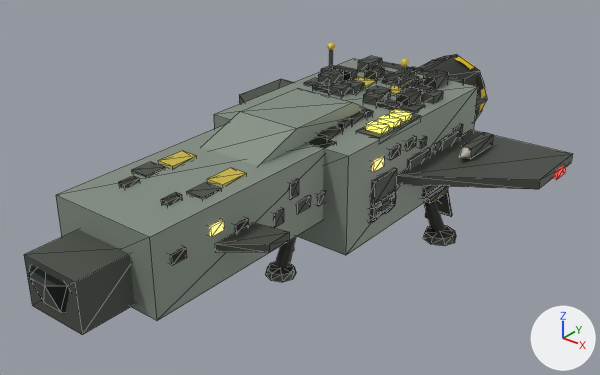
One commit to the glTF model ref/glb/trader-s.glb: the scene before it, then after it.
Camera for both pictures: a camera (50 mm lens) standing at (3.71, -4.66, 3.56) and looking at (0.02, -0.05, 0.7). The lights are fixed; the arrows at lower right show +X, +Y and +Z. The first picture is the older version. Mesh edges are drawn as thin lines on the coarser meshes. Where no turn or scale is listed for an object, it has been applied to the vertices.
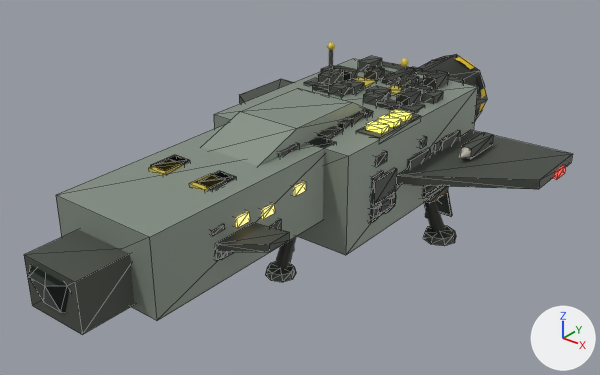
The change in detail:
me_mesh_91 has 8 vertices, 12 faces and spans x -0.02..0.02, y -0.0595..0.0595, z -0.035..0.035.
me_mesh_91 no longer uses material mat_cabindark (black #14100a).
me_mesh_91 gains material mat_cabinlight (brown #3a2f18, glowing orange #f2c877).
me_mesh_93 has 8 vertices, 12 faces and spans x -0.02..0.02, y -0.0595..0.0595, z -0.035..0.035.
me_mesh_93 no longer uses material mat_cabindark (black #14100a).
me_mesh_93 gains material mat_cabinlight (brown #3a2f18, glowing orange #f2c877).
Mesh me_mesh_161_1 is new.
It is a copy of me_mesh_165.
Mesh me_mesh_107_1 is new.
It is a box spanning x -0.07..0.07, y -0.113..0.113, z -0.012..0.012.
It uses material mat_hullpanel (dark grey #4f544c).
Mesh me_mesh_103_1 is new.
It is a box spanning x -0.0244..0.0244, y -0.0563..0.0563, z -0.0176..0.0176.
It uses material mat_hullpanel (dark grey #4f544c).
Mesh me_mesh_101_1 is new.
It is a box spanning x -0.043..0.043, y -0.107..0.107, z -0.025..0.025.
It uses material mat_enginehousing (dark grey #33362f).
Object 'traderShipForeHullWindow0R' (ob_tradershipforehullwindow0r) moves from (0.426, -1.406, 1.052) to (0.426, -1.168, 1.015).
Object 'traderShipForeHullWindow1R' (ob_tradershipforehullwindow1r) moves from (0.426, -1.181, 0.97) to (0.426, -0.577, 1.011).
Object 'traderShipForeHullWindow2R' (ob_tradershipforehullwindow2r) moves from (0.426, -1.742, 1.005) to (0.426, -0.916, 0.973).
Object 'traderShipForeGreebleSide0R' (ob_tradershipforegreebleside0r) moves from (0.425, -0.804, 0.874) to (0.425, -1.374, 0.874).
Object 'traderShipForeGreebleSide1R' (ob_tradershipforegreebleside1r) moves from (0.417, -0.638, 1.031) to (0.417, -1.329, 0.858).
Object 'traderShipForeGreebleSide3R' (ob_tradershipforegreebleside3r) is deleted.
Object 'traderShipForeGreebleTop4L' (ob_tradershipforegreebletop4l) is deleted.
Object 'traderShipForeGreebleTop4R' (ob_tradershipforegreebletop4r) is deleted.
Object 'traderShipForeGreebleSide5R' (ob_tradershipforegreebleside5r) moves from (0.411, -0.321, 0.84) to (0.424, -0.842, 0.796).
Object 'traderShipForeDecal1L' (ob_tradershipforedecal1l) moves from (-0.233, -1.087, 1.223) to (-0.193, -1.227, 1.223).
Object 'traderShipForeDecal1R' (ob_tradershipforedecal1r) moves from (0.233, -1.087, 1.223) to (0.193, -1.227, 1.223).
Object 'traderShipForeDecal2L' (ob_tradershipforedecal2l) moves from (-0.262, -1.329, 1.223) to (-0.221, -1.169, 1.223).
Object 'traderShipForeDecal2R' (ob_tradershipforedecal2r) moves from (0.262, -1.329, 1.223) to (0.221, -1.169, 1.223).
Object 'traderShiphullMainHullWindow1R' (ob_tradershiphullmainhullwindow1r) is deleted.
Object 'traderShiphullMainHullWindow2R' (ob_tradershiphullmainhullwindow2r) moves from (0.64, 0.309, 1.049) to (0.64, 0.119, 1.057).
Object 'traderShiphullMainHullWindow3R' (ob_tradershiphullmainhullwindow3r) is deleted.
Object 'traderShiphullMainGreebleSide10R' (ob_tradershiphullmaingreebleside10r) moves from (0.62, 1.295, 0.905) to (0.62, 0.076, 0.905).
Object 'iffLampDorsal0' (ob_ifflampdorsal0) now shows me_mesh_161_1 instead of me_mesh_163.
Object 'traderShipForeDecal0R' (ob_tradershipforedecal0r) is new; it shows me_mesh_107_1.
Its location is (0.208, -1.171, 1.223).
Object 'traderShipForeDecal0L' (ob_tradershipforedecal0l) is new; it shows a copy of me_mesh_107_1.
Its location is (-0.208, -1.171, 1.223).
Object 'traderShipForeGreebleSide4R' (ob_tradershipforegreebleside4r) is new; it shows me_mesh_103_1.
Its location is (0.418, -1.398, 1.036).
Object 'traderShipForeGreebleTop3R' (ob_tradershipforegreebletop3r) is new; it shows me_mesh_101_1.
Its location is (0.246, -0.502, 1.23).

Changed parts and their boxes [x1, y1, x2, y2] in the pictures (600 x 375 px):
'traderShipForeDecal1R', moved
    before: [207, 168, 246, 187]
    after: [189, 174, 224, 192]
'traderShipForeDecal1L', moved
    before: [158, 151, 196, 168]
    after: [148, 159, 184, 176]
'traderShipForeDecal2R', moved
    before: [186, 182, 221, 199]
    after: [197, 172, 236, 190]
'traderShipForeDecal2L', moved
    before: [131, 162, 165, 177]
    after: [150, 155, 188, 170]
'traderShipForeHullWindow2R', recoloured, moved
    before: [170, 247, 187, 265]
    after: [262, 203, 275, 219]
'traderShipForeHullWindow0R', moved
    before: [210, 220, 224, 237]
    after: [236, 211, 250, 228]
'traderShiphullMainHullWindow2R', moved
    before: [389, 145, 401, 160]
    after: [375, 151, 387, 167]
'traderShipForeHullWindow1R', recoloured, moved
    before: [235, 218, 248, 233]
    after: [294, 181, 306, 196]
'traderShipForeGreebleSide1R', moved (mostly hidden afterwards)
    before: [289, 179, 299, 200]
    after: [221, 252, 233, 260]
'traderShipForeGreebleSide0R', moved
    before: [274, 208, 284, 228]
    after: [215, 247, 221, 261]
'iffLampDorsal0', reshaped
    both: [389, 109, 412, 121]
'traderShipForeGreebleSide3R', deleted
    before: [296, 195, 311, 214]
'traderShipForeGreebleTop4R', deleted
    before: [161, 192, 182, 206]
'traderShipForeGreebleTop4L', deleted
    before: [118, 176, 140, 188]
'traderShipForeGreebleSide5R', moved
    before: [317, 192, 324, 206]
    after: [269, 219, 281, 230]
'traderShiphullMainGreebleSide10R', moved
    before: [453, 124, 463, 136]
    after: [371, 171, 383, 189]
'traderShiphullMainHullWindow3R', deleted
    before: [372, 156, 384, 172]
'traderShipForeGreebleTop3R', added
    after: [278, 143, 299, 157]
'traderShiphullMainHullWindow1R', deleted
    before: [405, 136, 416, 151]
'traderShipForeDecal0L', added
    after: [151, 155, 190, 170]
'traderShipForeDecal0R', added
    after: [198, 171, 235, 190]
'traderShipForeGreebleSide4R', added
    after: [211, 224, 225, 236]
